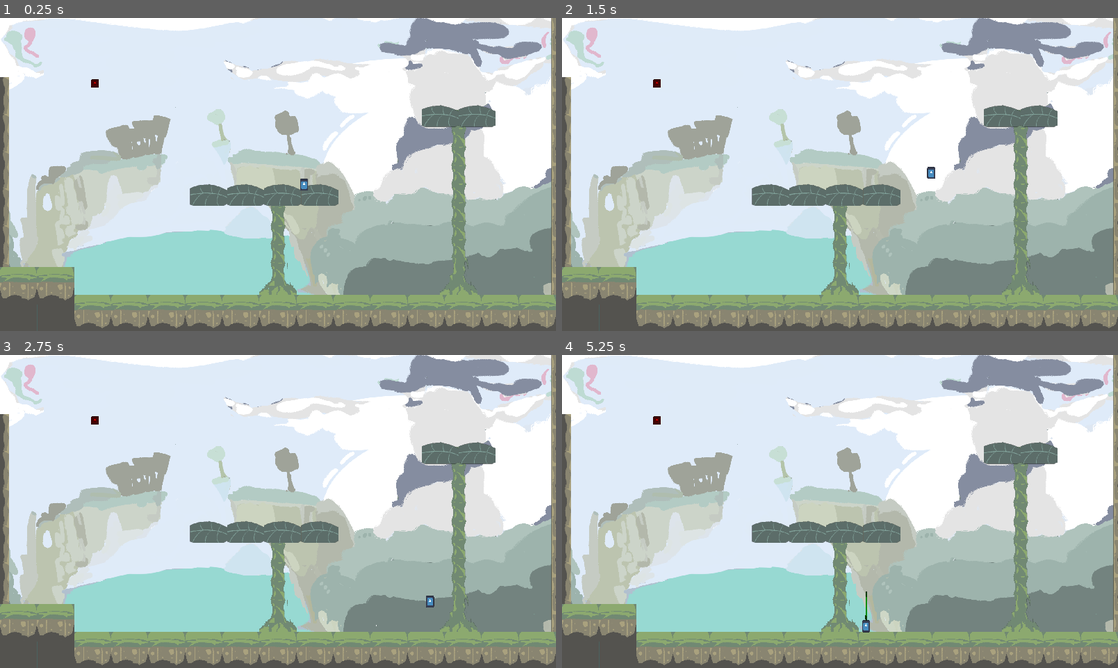
Above: before the commit, frames 1-4 (two rows, left to right).
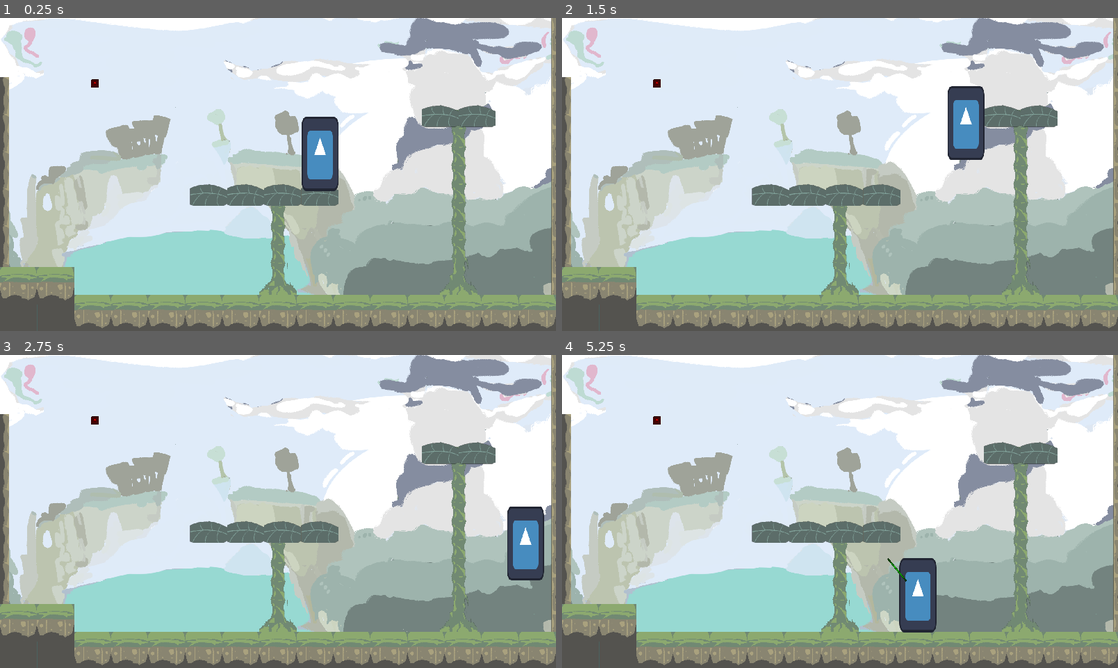
Above: after the commit, the same moments.

Repository: carterw11/lojam2023
Game: Godot game, scene res://Levels/Level1.tscn
Two runs of this game, one before a commit and one after it. Both use one fixed random seed, a clock stepped at 60 frames per second and the inputs below. The engine's default icon, where the game draws it, is replaced by a stand-in: a white triangle on a blue panel in a dark square.
Inputs (mouse positions are in pixels of both pictures, inside the frame that each line leads up to):
- Up to frame 1 (0.25 s): no input
- Up to frame 2 (1.5 s): tap Enter at 0.5 s; move the mouse to (962, 158) at 0.52 s; hold D (right) 0.53-1.28 s; tap Shift (dash) at 0.6 s; tap Space (jump) at 0.77, 0.8, 1.07, 1.35 s; move the mouse to (728, 190) at 1.27 s; hold S (down) from 1.28 s (still down)
- Up to frame 3 (2.75 s): tap Space (jump) at 1.52, 1.82, 2.3 s; tap Shift (dash) at 1.55 s; move the mouse to (333, 442) at 2.02 s; release S (down) at 2.03 s; hold D (right) from 2.03 s (still down); click (333, 442) at 2.1 s
- Up to frame 4 (5.25 s): move the mouse to (812, 574) at 2.77 s; release D (right) at 2.78 s; hold W (up) 2.78-3.53 s; tap Shift (dash) at 2.85, 3.6, 4.55 s; tap Space (jump) at 3.02, 3.32, 3.77, 3.8, 4.07, 4.35, 4.52, 4.82 s; move the mouse to (1006, 558) at 3.52 s; hold A (left) 3.53-5.03 s; move the mouse to (673, 464) at 4.27 s; move the mouse to (867, 511) at 5.02 s; hold S (down) from 5.03 s (still down); click (867, 511) at 5.1 s

The runs differ from the first frame. In frame 1, 1.6% of the frame differs, in the area x 54-61%, y 31-56%; in frame 2, 1.6%; in frame 3, 1.6%; in frame 4, 1.7%, in the area x 54-68%, y 64-89%.

Commit message:
Updated player parameters and gravity
should work better for bigger sprite

Diff:
--- a/Particles/ground_walk_particles.tscn
+++ b/Particles/ground_walk_particles.tscn
@@ -11,7 +11,7 @@
 
 [sub_resource type="ParticleProcessMaterial" id="ParticleProcessMaterial_ugrqd"]
 emission_shape = 3
-emission_box_extents = Vector3(20, 0, 0)
+emission_box_extents = Vector3(50, 0, 0)
 particle_flag_disable_z = true
 direction = Vector3(1, -0.7, 0)
 spread = 10.89
--- a/Player/player.gd
+++ b/Player/player.gd
@@ -1,33 +1,33 @@
 extends CharacterBody2D
 
 # Speed and input variables
-@export var moveSpeed : float = 300.0
+@export var moveSpeed : float = 600.0
 var inputDirection : Vector2 = Vector2(0,0)
 var faceDirection : float = 1.0
 
 # Jump variables
-@export var jumpVelocity : float = -400.0
+@export var jumpVelocity : float = -800.0
 var canJump : bool = true
 var canDoubleJump : bool = true
 @export var doubleJumpUnlocked = true
 var hasLanded = false
 
 # Dash variables
-@export var dashSpeed : float = 725.0
+@export var dashSpeed : float = 1500.0
 var canDash : bool = true
 var isDashing : bool = false
 @export var dashUnlocked = true
 
 # Grapple variables
-@export var grappleVelocity : float = 800.0
+@export var grappleVelocity : float = 1600.0
 var grappleMomentum : float
-@export var grappleMomentumDecay : float = 800.0 # This uses delta, is per second
+@export var grappleMomentumDecay : float = 1600.0 # This uses delta, is per second
 var grappleMomentumDirection : Vector2 = Vector2(0,0)
 var isGrappling : bool = false
 @export var whipUnlocked = true
 
 # Attack variables
-@export var attackPointOffest : float = 20.0
+@export var attackPointOffest : float = 64.0
 var attackDirection : Vector2 = Vector2(0,0)
 var isAttacking : bool = false
 
@@ -77,7 +77,7 @@
 			var landParticles = groundLandParticles.instantiate()
 			get_parent().add_child(landParticles)
 			landParticles.position = position
-			landParticles.position.y += 16
+			landParticles.position.y += 128
 			hasLanded = true
 		canJump = true
 		canDoubleJump = true
@@ -122,7 +122,7 @@
 			canDoubleJump = false
 			var particle = leafParticles.instantiate()
 			add_child(particle)
-			particle.position.y += 20
+			particle.position.y += 128
 
 		# Used for controller deadzone, horizontal input was going through when left stick was pushed up?
 		if abs(inputDirection.x) > 0.35:
@@ -151,6 +151,7 @@
 		particle = leafParticles.instantiate()
 		add_child(particle)
 		particle.rotation_degrees = 90 + (180/PI) * atan2(inputDirection.y,inputDirection.x)
+		particle.position += 128 * Vector2(inputDirection.x,inputDirection.y).normalized()
 		dashTimer.start()
 
 	move_and_slide()
--- a/Player/player.tscn
+++ b/Player/player.tscn
@@ -16,17 +16,18 @@
 }]
 
 [sub_resource type="RectangleShape2D" id="RectangleShape2D_mcp3o"]
-size = Vector2(26, 40)
+size = Vector2(122, 253)
 
 [node name="Player" type="CharacterBody2D" groups=["Player"]]
 collision_layer = 4
 script = ExtResource("1_ihjul")
 
 [node name="Sprite2D" type="AnimatedSprite2D" parent="."]
-scale = Vector2(0.21875, 0.320313)
+scale = Vector2(1, 2)
 sprite_frames = SubResource("SpriteFrames_2kwap")
 
 [node name="CollisionShape2D" type="CollisionShape2D" parent="."]
+position = Vector2(0, 0.5)
 shape = SubResource("RectangleShape2D_mcp3o")
 
 [node name="DashTimer" type="Timer" parent="."]
@@ -40,7 +41,7 @@
 [node name="AttackPoint" type="Marker2D" parent="."]
 
 [node name="Ground Walk Particles" parent="." instance=ExtResource("3_skkou")]
-position = Vector2(0, 20)
+position = Vector2(0, 128)
 
 [connection signal="timeout" from="DashTimer" to="." method="_on_dash_timer_timeout"]
 [connection signal="timeout" from="CoyoteTimer" to="." method="_on_coyote_timer_timeout"]
--- a/project.godot
+++ b/project.godot
@@ -77,6 +77,10 @@
 ]
 }
 
+[physics]
+
+2d/default_gravity=1860.0
+
 [rendering]
 
 textures/canvas_textures/default_texture_filter=0
